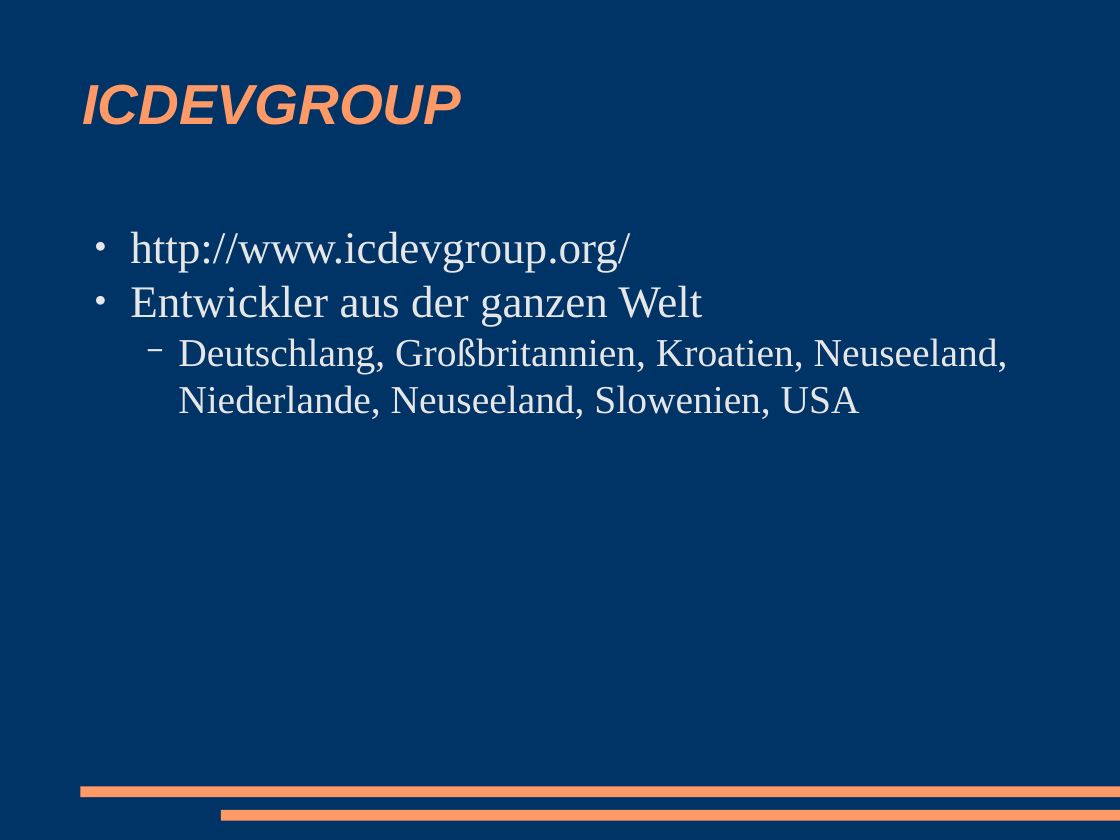
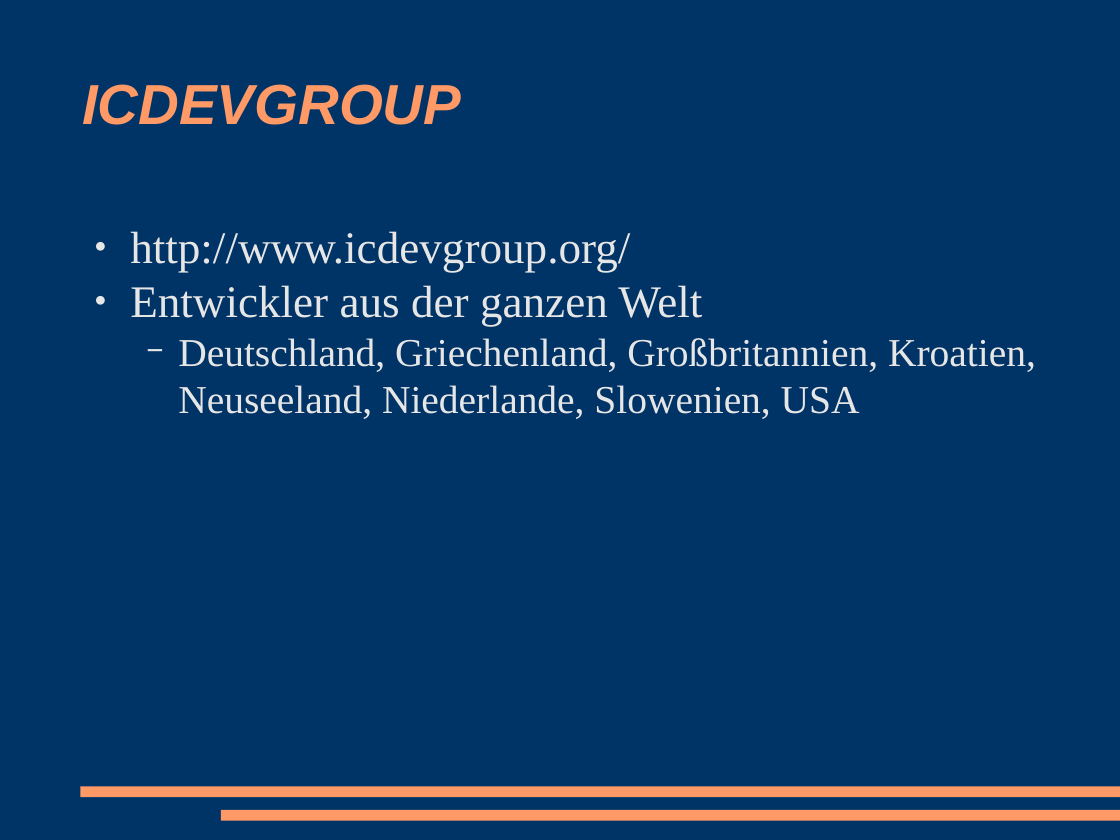
Before and after one commit to racke/Presentations, a slide deck: slide 30 of cebit2009/interchange.odp (slide 29 before the commit). Drawn at 1120x840 pixels with LibreOffice and Linux fonts; fonts in the diff are those of the drawing. Boxes give left, top, right and bottom in pixels: in the first picture for what was removed or moved away, otherwise in the second. Text is boxed around its words. In the diff, an @@ line names an element or a change of style, - is before the commit and + after.

```diff
--- a/cebit2009/interchange.odp
+++ b/cebit2009/interchange.odp
@@ text at (178,338,1036,419): text changed @@
-  − Deutschlang, Großbritannien, Kroatien, Neuseeland, Niederlande, Neuseeland, Slowenien, USA
+  − Deutschland, Griechenland, Großbritannien, Kroatien, Neuseeland, Niederlande, Slowenien, USA
```
Also in this commit, not shown: 16 other slides changed, 2 slides added, 1 slide removed, 1 other file.
